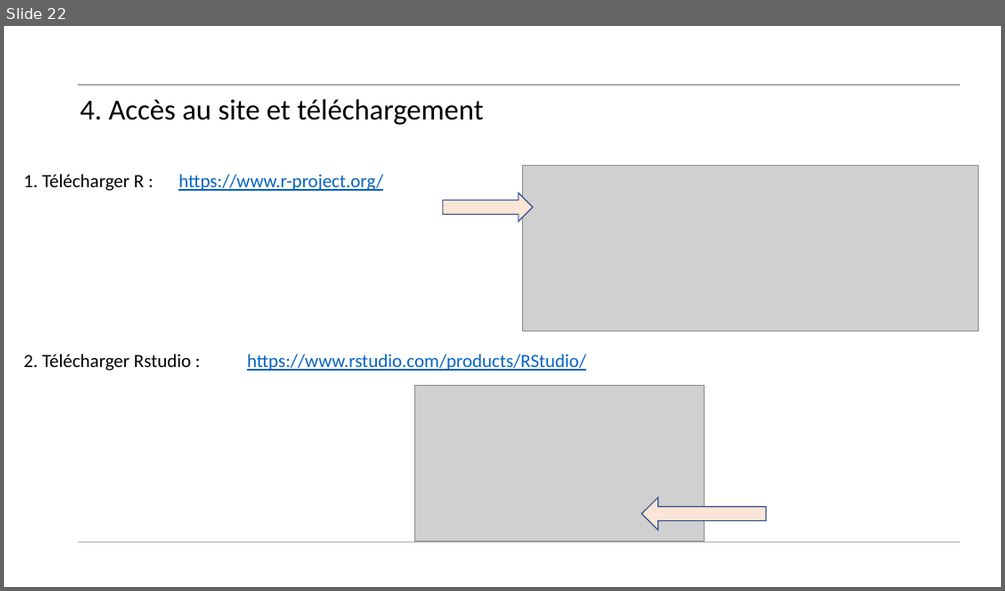
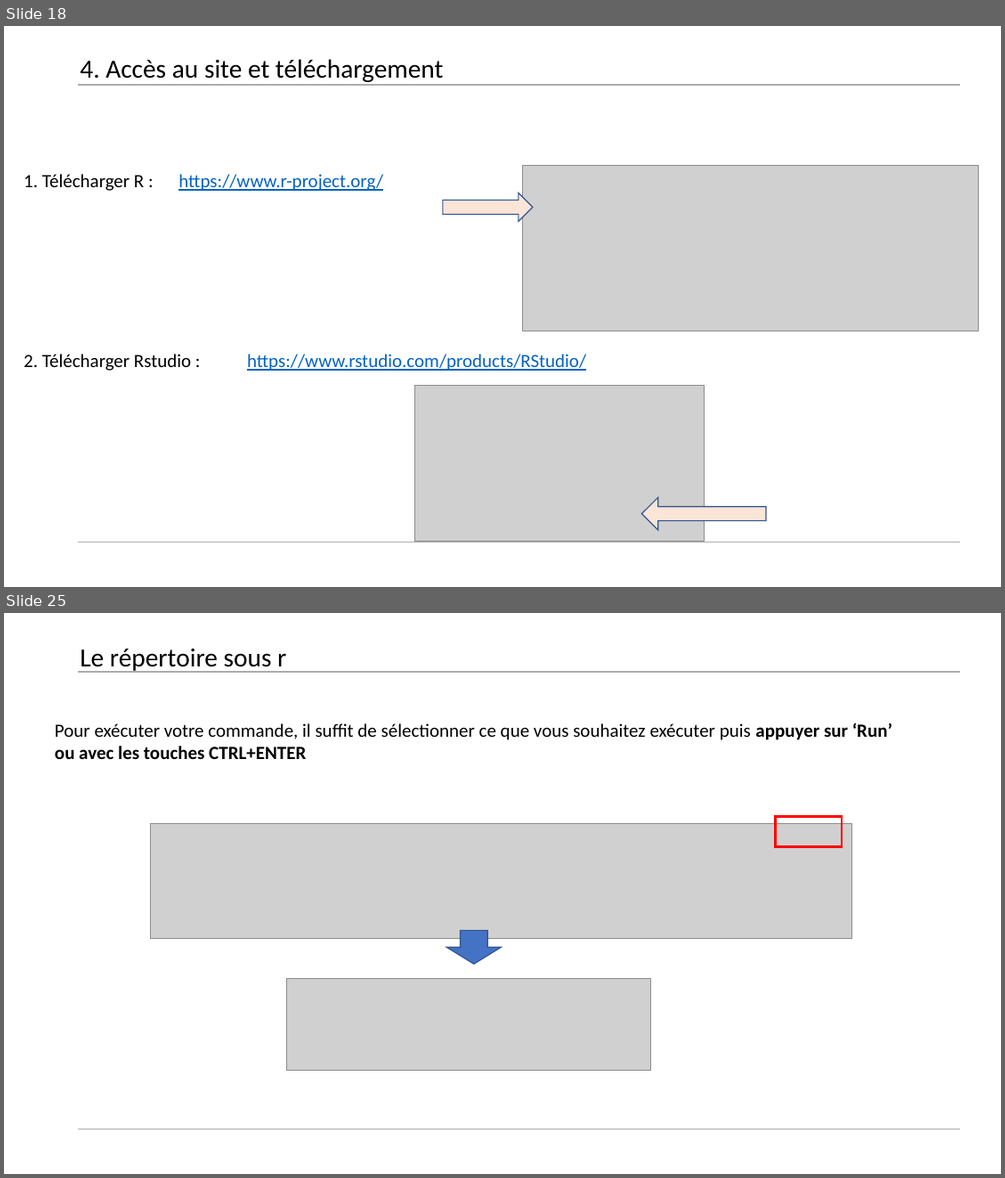
Before and after one commit to Arkantick/Enseignement_EPSI_LangageR, a slide deck: EPSI/Environnement_R_Cours.pptx. Shown one above the other, each under a label of ours: slide 22 before the commit, slides 18 and 25 after it; the slides between them are not shown. The pictures are 1005x591 and 1005x1178 pixels, drawn with LibreOffice and Linux fonts; fonts in the diff are those of the drawing; grey boxes stand for pictures. Boxes give left, top, right and bottom in pixels: in the first picture for what was removed or moved away, otherwise in the second. Text is boxed around its words. In the diff, an @@ line names an element or a change of style, - is before the commit and + after.

```diff
--- a/EPSI/Environnement_R_Cours.pptx
+++ b/EPSI/Environnement_R_Cours.pptx
@@ slide 25 added at <box>4,613,1001,1174</box>, background #FFFFFF; not listed: 2 template elements that a slide beside it also shows @@
@@ title added at <box>80,649,286,673</box>, 25.2 pt, text #000000 @@
+Le répertoire sous r
@@ text added at <box>55,722,892,759</box>, 18 pt, text #000000 @@
+Pour exécuter votre commande, il suffit de sélectionner ce que vous souhaitez exécuter puis appuyer sur ‘Run’
+ou avec les touches CTRL+ENTER
@@ picture added at <box>151,824,852,938</box> @@
@@ rectangle added at <box>776,817,842,846</box>, outline #FF0000 2.25 pt @@
@@ down arrow added at <box>446,930,502,964</box>, fill #4472C4, outline #325491 1 pt @@
@@ picture added at <box>287,979,652,1070</box> @@
@@ what was slide 22 is now slide 18 @@
@@ slide 18 changed as well @@
@@ title "4. Accès au site et ..." at <box>80,59,443,82</box>: size 28 to 25.2 pt @@
```
Also in this commit, not shown: 17 other slides changed, 25 other slides added, 2 slides removed.
